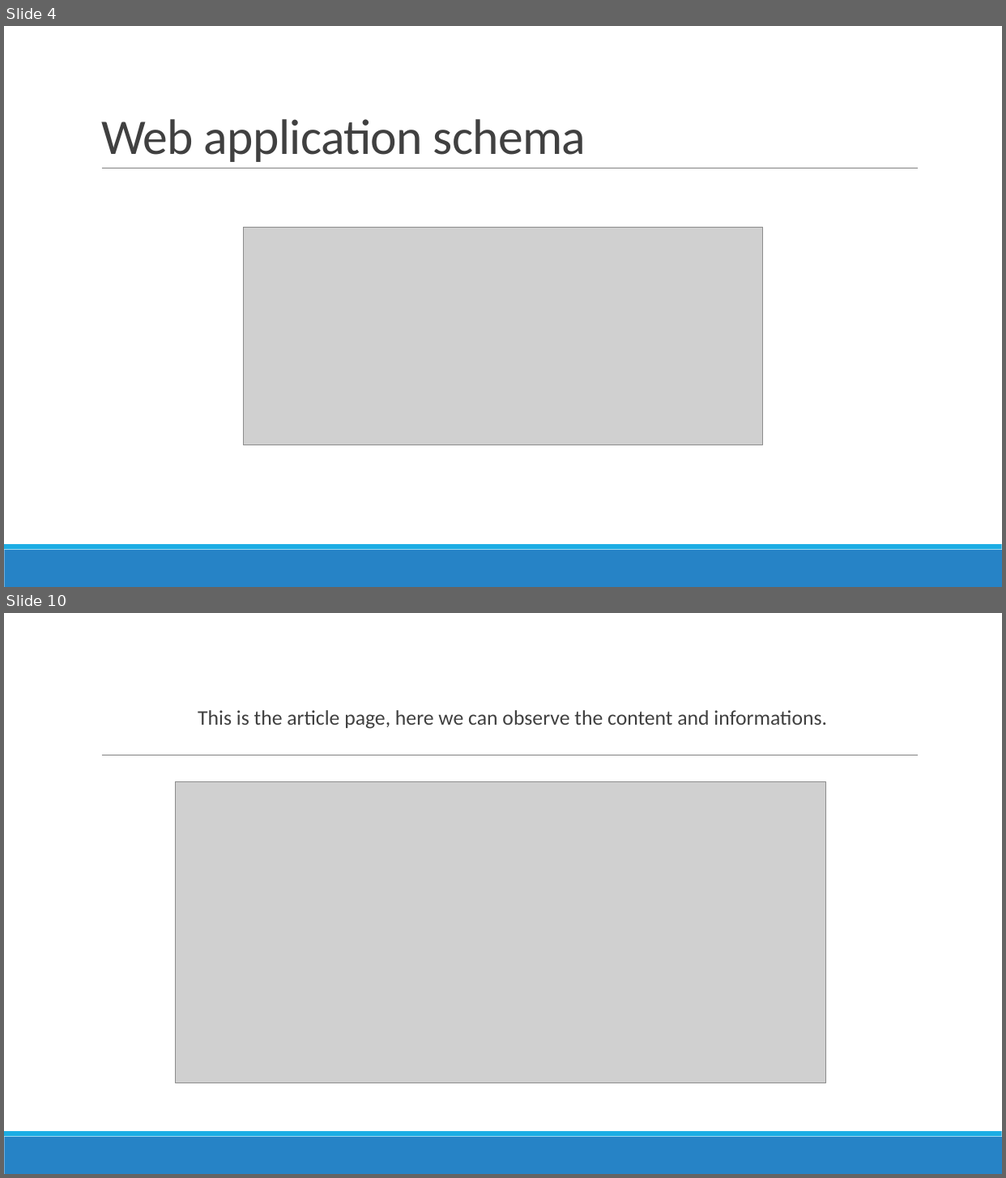
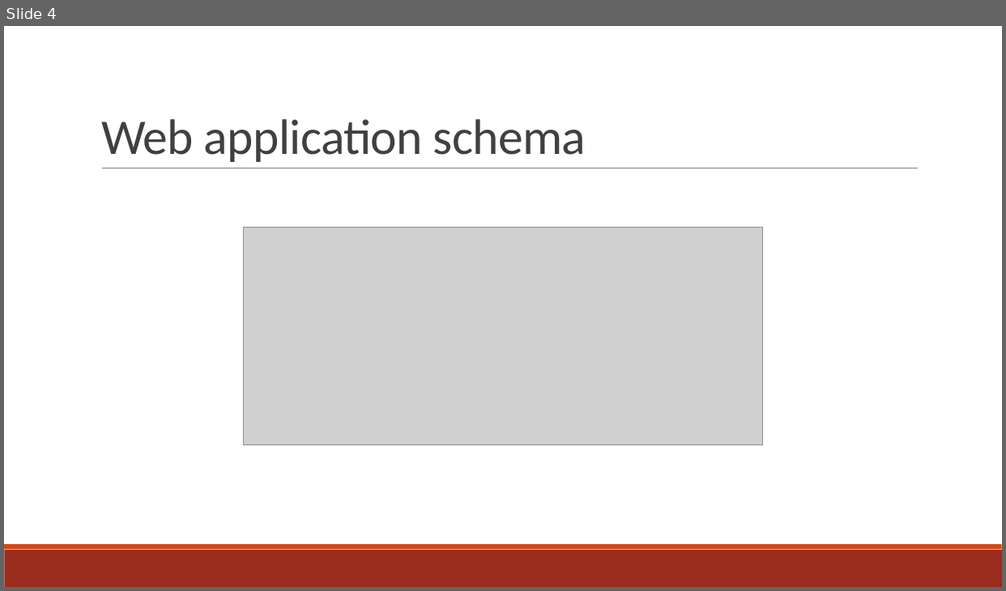
Before and after one commit to Fix-22/5C_AvvedutoCecireCinquetti_POI, a slide deck: docs/slides/Shakespeare_s Places.pptx. Shown one above the other, each under a label of ours: slides 4 and 10 before the commit, slide 4 after it; the slides between them are not shown. The pictures are 1006x1178 and 1006x591 pixels, drawn with LibreOffice and Linux fonts; fonts in the diff are those of the drawing; grey boxes stand for pictures. Boxes give left, top, right and bottom in pixels: in the first picture for what was removed or moved away, otherwise in the second. Text is boxed around its words. In the diff, an @@ line names an element or a change of style, - is before the commit and + after.

```diff
--- a/docs/slides/Shakespeare_s Places.pptx
+++ b/docs/slides/Shakespeare_s Places.pptx
@@ slide 10 removed at bbox=[4, 613, 1002, 1174], background #FFFFFF; not listed: 3 template elements that a slide beside it also shows @@
@@ text removed at bbox=[198, 710, 827, 729] @@
-  This is the article page, here we can observe the content and informations.
@@ picture removed at bbox=[175, 782, 825, 1083] @@
@@ slide 4 changed as well @@
@@ rectangle at bbox=[4, 550, 1002, 587]: fill #2683C6 to #9B2D1F @@
@@ rectangle at bbox=[4, 544, 1002, 550]: fill #1CADE4 to #D34817 @@
```
Also in this commit, not shown: 3 other slides changed, 7 slides added, 7 other slides removed, 1 other file.
